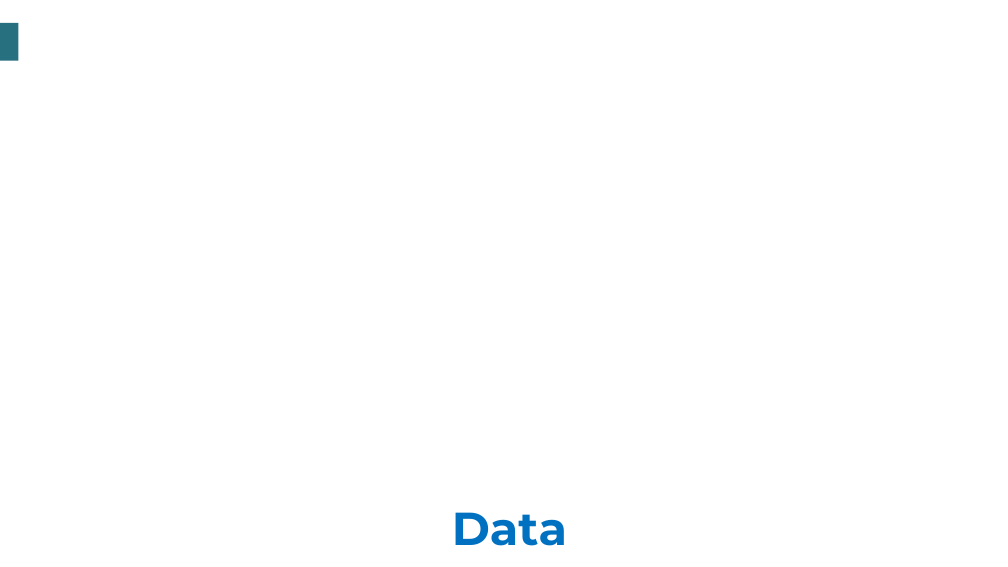
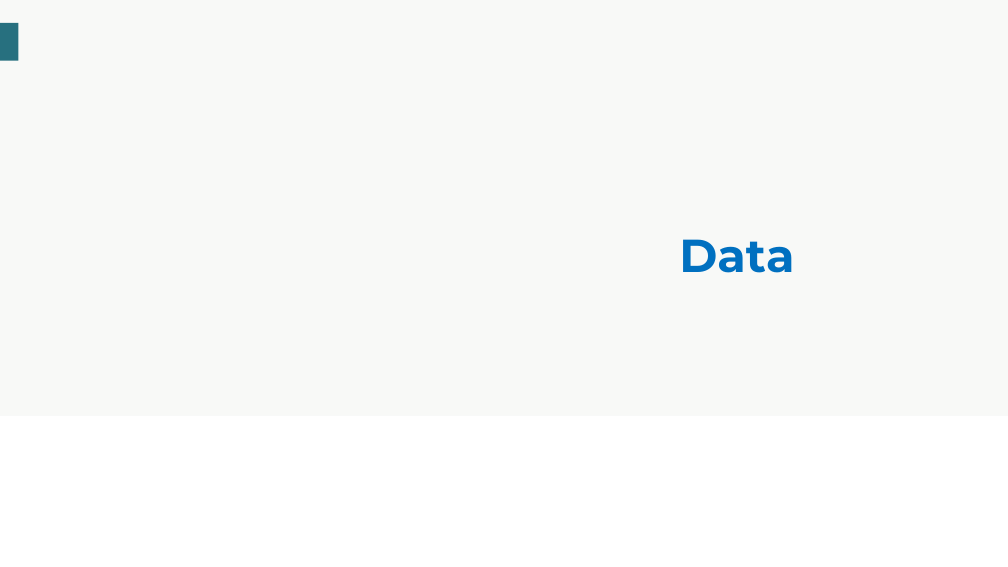
Before and after one commit to tauniversity/TAU-Data-Science-Training, a slide deck: slide 2 of Data Science resources/Introduction to Data Science/Slides/Slide Unit 1/1. Data.pptx. Drawn at 1008x567 pixels with LibreOffice and Linux fonts; fonts in the diff are those of the drawing; background and template pictures are left out. Boxes give left, top, right and bottom in pixels: in the first picture for what was removed or moved away, otherwise in the second. Text is boxed around its words. In the diff, an @@ line names an element or a change of style, - is before the commit and + after.

```diff
--- a/Data Science resources/Introduction to Data Science/Slides/Slide Unit 1/1. Data.pptx
+++ b/Data Science resources/Introduction to Data Science/Slides/Slide Unit 1/1. Data.pptx
@@ background #FFFFFF to #F8F9F7 @@
@@ title "Data": place and size @@
-title "Data" at box(452, 512, 567, 546)
+title "Data" at box(679, 239, 794, 273)
```
Also in this commit, not shown: 1 other slide changed.
